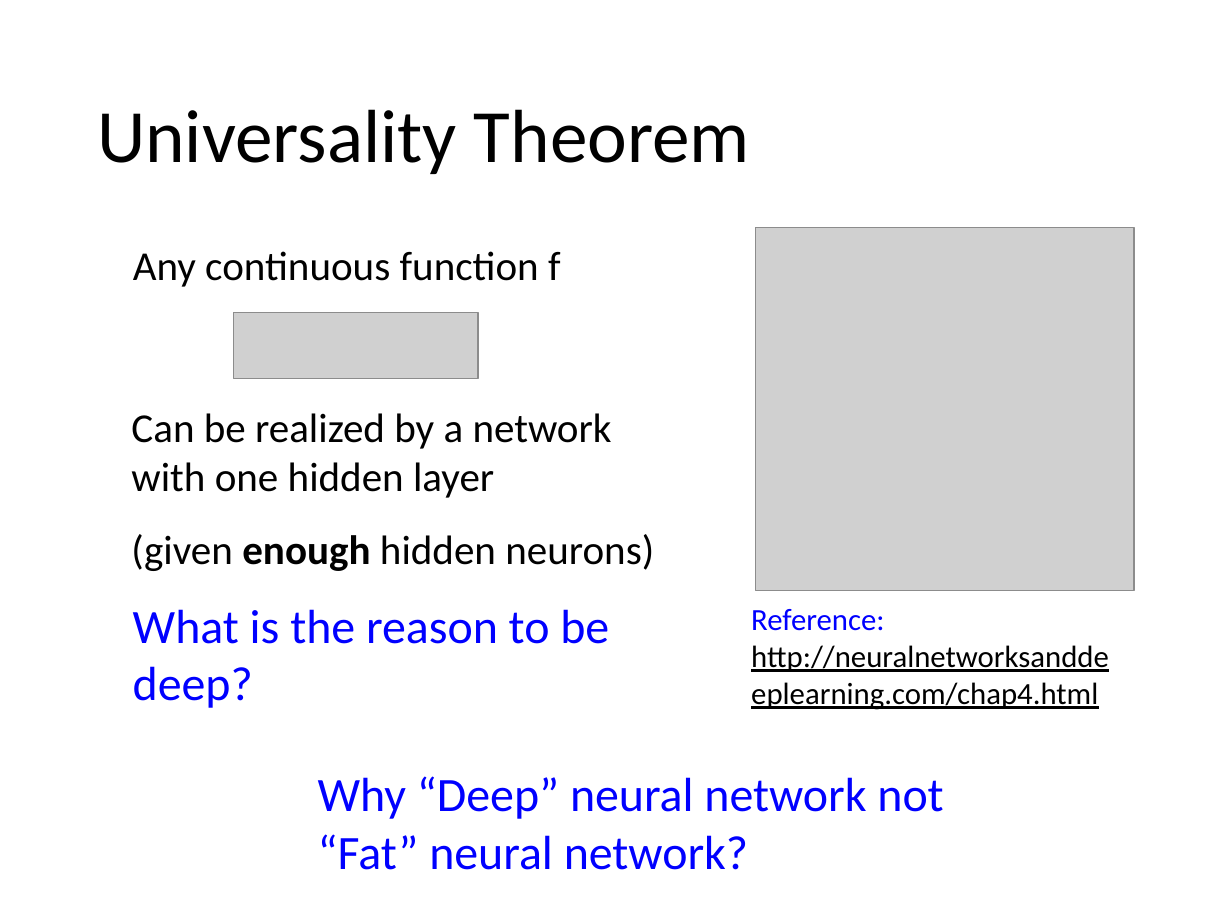
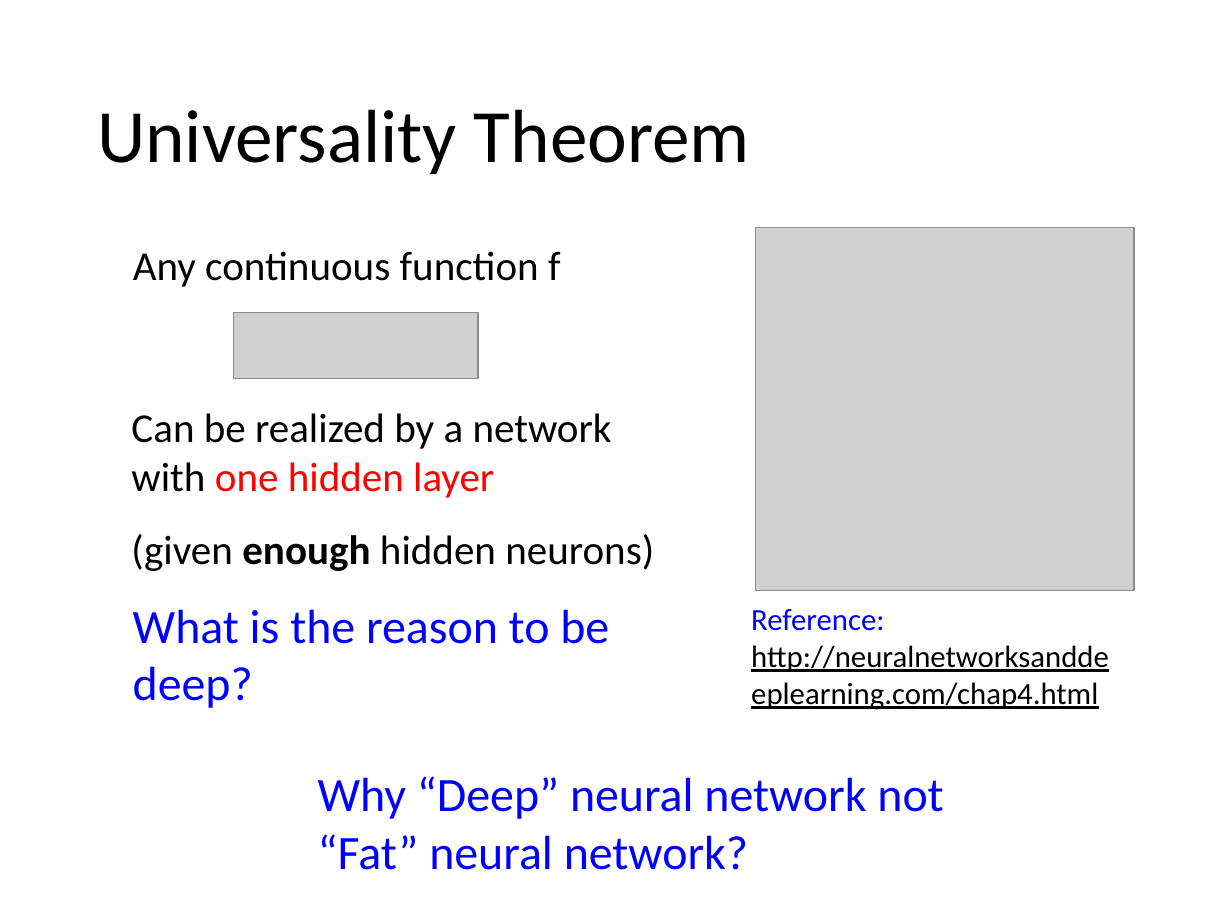
Before and after one commit to lanzhiwang/machine_learning, a slide deck: slide 23 of mlds/2015/01_Brief ML (v2).pptx. Drawn at 1232x924 pixels with LibreOffice and Linux fonts; fonts in the diff are those of the drawing; grey boxes stand for pictures. Boxes give left, top, right and bottom in pixels: in the first picture for what was removed or moved away, otherwise in the second. Text is boxed around its words. In the diff, an @@ line names an element or a change of style, - is before the commit and + after.

```diff
--- a/mlds/2015/01_Brief ML (v2).pptx
+++ b/mlds/2015/01_Brief ML (v2).pptx
@@ text "Can be realized by a ..." at <box>131,413,612,498</box>: text colour #000000 to #FF0000 in "one hidden layer" @@
```
Also in this commit, not shown: 2 other slides changed, 6 other files.
